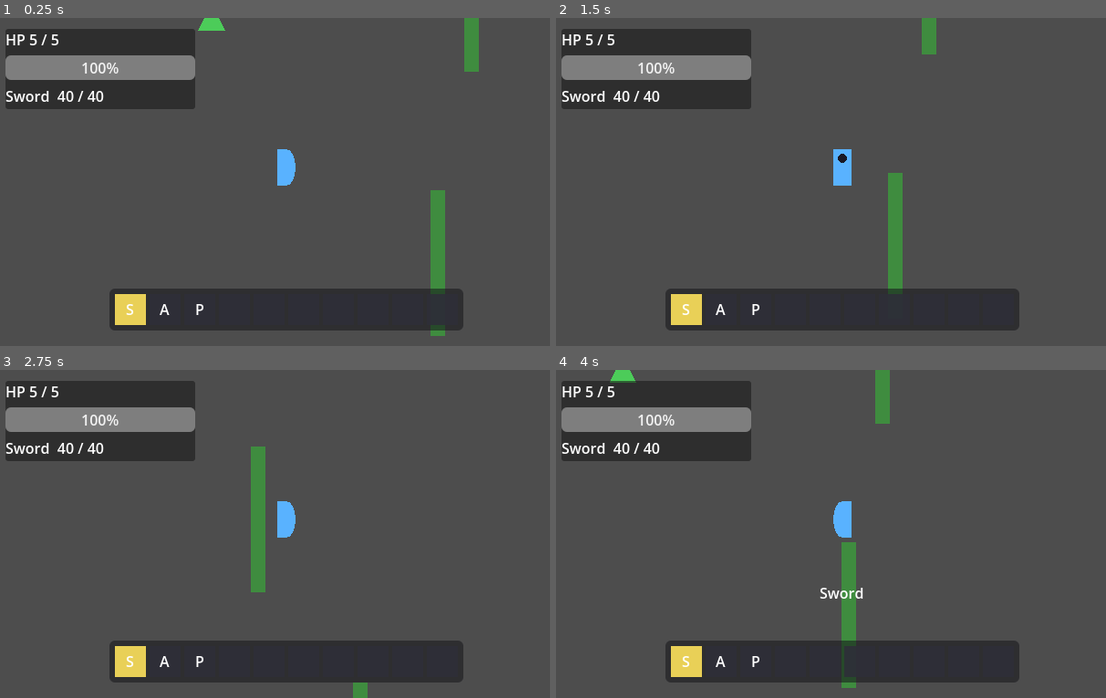
Above: before the commit, frames 1-4 (two rows, left to right).
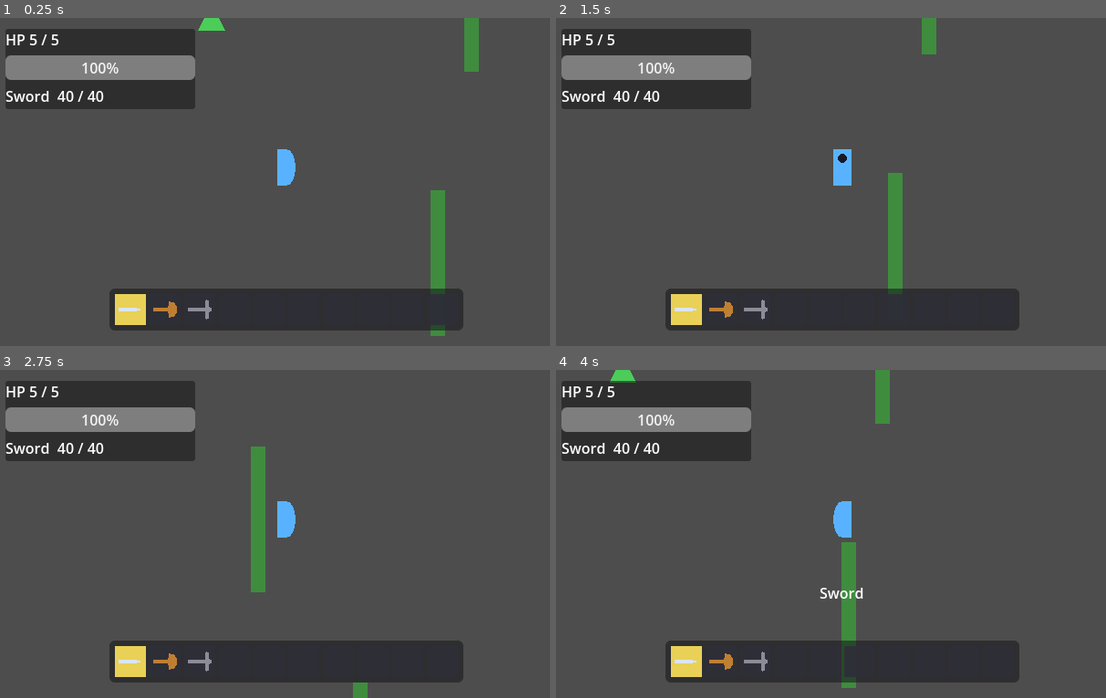
Above: after the commit, the same moments.

Repository: edgarsdzgz/kenslash
Game: Godot game, scene res://world/streaming_world.tscn
The game is run twice, just before and just after one commit, with the same random seed, the same clock (stepped at 60 frames per second) and the same inputs.
Inputs (mouse positions are in pixels of both pictures, inside the frame that each line leads up to):
- Up to frame 1 (0.25 s): no input
- Up to frame 2 (1.5 s): tap Enter at 0.5 s; move the mouse to (968, 165) at 0.52 s; hold D (move_right) 0.53-1.28 s; tap Space (attack) at 0.6 s; click (968, 165) at 0.67 s; move the mouse to (726, 198) at 1.27 s; hold S (move_down) from 1.28 s (still down); tap F (the_action_button) at 1.35 s
- Up to frame 3 (2.75 s): move the mouse to (346, 461) at 2.02 s; release S (move_down) at 2.03 s; hold D (move_right) from 2.03 s (still down); tap G (toggle_hotbar_unlock) at 2.1 s
- Up to frame 4 (4 s): move the mouse to (814, 599) at 2.77 s; release D (move_right) at 2.78 s; hold W (move_up) 2.78-3.53 s; tap 0 (tool_0) at 2.85 s; click (814, 599) at 2.92 s; move the mouse to (1018, 583) at 3.52 s; hold A (move_left) from 3.53 s (still down); tap 1 (tool_1) at 3.6 s

The runs differ from the first frame. In frame 1, 0.3% of the frame differs, in the area x 21-39%, y 85-92%; in frame 2, 0.3%; in frame 3, 0.3%; in frame 4, 0.3%.

Commit message:
feat: raise weapon swing to chest height + hotbar item-shape icons
Swing: SwordPivot moves from the feet (y=0) to y=-26 (3/4 up the y[-36,4] body) so weapons swing from the upper body, not the legs. The blade+hitbox rise together (blade IS the hitbox). Creature hurtboxes already reach chest height (Hurtbox at (0,-16), 20x40); the short rock/tree hurtboxes (40x40 at origin) are grown to 40x64 at (0,-16) so the raised swing still lands on them -- ONLY hurtbox geometry changed, every hardness/power/integrity/wear/band number is unchanged (combat 5/3/1 flesh, rock 4->2, tree 6->4 all pass identically). Icons: ItemData gains icon_shape; the hotbar renders a small filled silhouette per slot (fit + centered) instead of a letter -- tools reuse their blade_shape, resources author a shape (wood plank, stone hexagon, stick, fiber tuft), colored by blade_color/color. Letter glyph stays as the fallback. 196 -> 197 assertions.

Diff:
--- a/components/item_data.gd
+++ b/components/item_data.gd
@@ -26,5 +26,13 @@
 ## so a drop reads as a shrunk version of its resource. The default gray covers items that
 ## do not (yet) drop as world entities (tools).
 @export var color: Color = Color(0.6, 0.6, 0.6, 1)
+## Hotbar-ICON silhouette: this item's outline in its OWN local space (any scale -- the HUD
+## measures its bounding box and normalizes it to fit the slot), rendered FILLED in `color`
+## (a tool uses its blade_color). A small readable shape (a plank for Wood, a hexagon for
+## Stone, a thin stick, a fiber tuft) that replaces the single-letter glyph in the slot.
+## EMPTY -> the HUD falls back: a ToolData reuses its own `blade_shape` as the icon, and any
+## still-shapeless item shows the letter glyph as before. Keep it a simple, non-self-
+## intersecting polygon. Presentation only -- never read by gameplay.
+@export var icon_shape: PackedVector2Array = PackedVector2Array()
 
-# Verified against: Godot 4.7.1 (2026-07-18)
+# Verified against: Godot 4.7.1 (2026-07-19)
--- a/data/fiber.tres
+++ b/data/fiber.tres
@@ -8,3 +8,4 @@
 max_stack = 255
 glyph = "F"
 color = Color(0.75, 0.8, 0.55, 1)
+icon_shape = PackedVector2Array(0, -10, 4, 2, 9, 9, 0, 5, -9, 9, -4, 2)
--- a/data/stick.tres
+++ b/data/stick.tres
@@ -8,3 +8,4 @@
 max_stack = 255
 glyph = "S"
 color = Color(0.55, 0.4, 0.2, 1)
+icon_shape = PackedVector2Array(-10, 8, -8, 10, 10, -8, 8, -10)
--- a/data/stone.tres
+++ b/data/stone.tres
@@ -8,3 +8,4 @@
 max_stack = 255
 glyph = "S"
 color = Color(0.5, 0.5, 0.55, 1)
+icon_shape = PackedVector2Array(11, 0, 5.5, -9.5, -5.5, -9.5, -11, 0, -5.5, 9.5, 5.5, 9.5)
--- a/data/wood.tres
+++ b/data/wood.tres
@@ -8,3 +8,4 @@
 max_stack = 255
 glyph = "W"
 color = Color(0.4, 0.26, 0.13, 1)
+icon_shape = PackedVector2Array(-13, -5, 11, -5, 13, -2, 13, 2, 11, 5, -13, 5)
--- a/player/player.tscn
+++ b/player/player.tscn
@@ -34,6 +34,7 @@
 shape = SubResource("RectangleShape2D_body")
 
 [node name="SwordPivot" type="Node2D" parent="."]
+position = Vector2(0, -26)
 
 [node name="Sword" type="Area2D" parent="SwordPivot"]
 collision_layer = 8
--- a/tests/test_hud.gd
+++ b/tests/test_hud.gd
@@ -92,21 +92,37 @@
 	ctx.check(hud.hotbar_slot_count() == player.inventory.hotbar_size() and hud.hotbar_slot_count() == 10,
 		"HUD hotbar has hotbar_size() slot widgets (" + str(hud.hotbar_slot_count()) + " == 10)",
 		"HUD hotbar slot count wrong (" + str(hud.hotbar_slot_count()) + ")")
-	ctx.check(hud.slot_glyph_at(0) == "S" and hud.slot_glyph_at(1) == "A" and hud.slot_glyph_at(2) == "P",
-		"HUD hotbar tool slots show glyphs S/A/P",
-		"HUD hotbar tool glyphs wrong (" + hud.slot_glyph_at(0) + hud.slot_glyph_at(1) + hud.slot_glyph_at(2) + ")")
-	ctx.check(hud.slot_glyph_at(3) == "" and hud.slot_glyph_at(4) == "" and hud.slot_glyph_at(9) == "",
-		"HUD empty hotbar slots (3-9) are blank",
-		"HUD empty hotbar slots not blank")
+	# Change 2: tool slots now render the tool's BLADE SILHOUETTE as the hotbar icon (reusing
+	# blade_shape via the HUD's icon lookup), not the S/A/P letter. Each icon polygon has the
+	# same point count as its tool's blade_shape, and the glyph label is blanked while an icon shows.
+	ctx.check(hud.slot_icon_visible(0) and hud.slot_icon_visible(1) and hud.slot_icon_visible(2)
+			and hud.slot_icon_point_count(0) == Player.SWORD_DATA.blade_shape.size()
+			and hud.slot_icon_point_count(1) == Player.AXE_DATA.blade_shape.size()
+			and hud.slot_icon_point_count(2) == Player.PICKAXE_DATA.blade_shape.size()
+			and hud.slot_glyph_at(0) == "" and hud.slot_glyph_at(1) == "" and hud.slot_glyph_at(2) == "",
+		"HUD tool slots show the tool blade silhouettes as icons (sword/axe/pickaxe blade_shape point counts, glyph blanked)",
+		"HUD tool slot icons wrong (pts " + str(hud.slot_icon_point_count(0)) + "/" + str(hud.slot_icon_point_count(1)) + "/" + str(hud.slot_icon_point_count(2)) + ")")
+	ctx.check(hud.slot_glyph_at(3) == "" and hud.slot_glyph_at(4) == "" and hud.slot_glyph_at(9) == ""
+			and not hud.slot_icon_visible(3) and not hud.slot_icon_visible(4) and not hud.slot_icon_visible(9)
+			and hud.slot_icon_point_count(3) == 0,
+		"HUD empty hotbar slots (3-9) show neither glyph nor icon",
+		"HUD empty hotbar slots not blank (glyph or icon present)")
 
-	# --- E1b: a resource stack shows its glyph + count; a tool slot shows no count -----
-	# Drop 5 Wood into empty slot 3; the per-frame pass renders glyph "W" and count "5",
-	# while a tool slot (count 1) shows a blank count.
-	player.inventory.add_item(load("res://data/wood.tres"), 5)
+	# --- E1b: a resource stack shows its ICON + count; a tool slot shows no count -----
+	# Drop 5 Wood into empty slot 3; the per-frame pass renders Wood's icon_shape silhouette
+	# (its own outline, not a blade) and count "5", while a tool slot (count 1) shows a blank count.
+	var wood_item: ItemData = load("res://data/wood.tres")
+	player.inventory.add_item(wood_item, 5)
 	await ctx.settle_idle()
-	ctx.check(hud.slot_glyph_at(3) == "W" and hud.slot_count_at(3) == 5,
-		"HUD resource slot shows glyph W and count 5 (" + hud.slot_glyph_at(3) + "/" + str(hud.slot_count_at(3)) + ")",
-		"HUD resource slot glyph/count wrong (" + hud.slot_glyph_at(3) + "/" + str(hud.slot_count_at(3)) + ")")
+	ctx.check(hud.slot_icon_visible(3) and wood_item.icon_shape.size() > 0
+			and hud.slot_icon_point_count(3) == wood_item.icon_shape.size()
+			and hud.slot_glyph_at(3) == "" and hud.slot_count_at(3) == 5,
+		"HUD resource slot shows Wood's icon silhouette (" + str(hud.slot_icon_point_count(3)) + " pts, glyph blanked) and count 5",
+		"HUD resource slot icon/count wrong (icon " + str(hud.slot_icon_point_count(3)) + "/" + str(wood_item.icon_shape.size()) + " glyph \"" + hud.slot_glyph_at(3) + "\" count " + str(hud.slot_count_at(3)) + ")")
+	# Icons paint in the right fill: a tool in its blade_color, a resource in its own item color.
+	ctx.check(hud.slot_icon_color(0) == Player.SWORD_DATA.blade_color and hud.slot_icon_color(3) == wood_item.color,
+		"HUD icon fill: tool slot uses blade_color, resource slot uses the item color",
+		"HUD icon fill colors wrong (tool " + str(hud.slot_icon_color(0)) + " wood " + str(hud.slot_icon_color(3)) + ")")
 	ctx.check(hud.slot_count_at(0) == 0,
 		"HUD tool slot shows no count (count 1 is not rendered)",
 		"HUD tool slot wrongly showed a count (" + str(hud.slot_count_at(0)) + ")")
@@ -157,4 +173,4 @@
 	sw.queue_free()
 	await ctx.settle_idle()
 
-# Verified against: Godot 4.7.1 (2026-07-18)
+# Verified against: Godot 4.7.1 (2026-07-19)
--- a/ui/hud.gd
+++ b/ui/hud.gd
@@ -20,6 +20,8 @@
 const HIGHLIGHT_COLOR: Color = Color(0.95, 0.85, 0.35, 0.95)
 const SLOT_COLOR: Color = Color(0.18, 0.18, 0.22, 0.9)
 const SLOT_SIZE: Vector2 = Vector2(34, 34)
+## Fraction of the (square) slot the fitted icon spans (its longer bbox side), then centered.
+const ICON_FIT: float = 0.75
 ## Item-name selection popup (Minecraft-style): how long the newly-selected item's name is
 ## held at full opacity, then how long it takes to fade to transparent. Time-based via a Tween
 ## (never Time/OS wall-clock) so it advances identically headless.
@@ -43,6 +45,10 @@
 ## count when > 1 (blank for a single item or an empty slot). Kept separate from the glyph
 ## label so slot_glyph_at() stays the pure glyph (S/A/P/W) the existing tests assert.
 var _slot_counts: Array[Label] = []
+## Parallel to _slot_labels: a filled Polygon2D per slot drawing the item's ICON silhouette
+## (icon_shape, else a tool's blade_shape), fitted + centered. When it shows, the glyph Label is
+## blanked; an empty/shapeless slot hides it and falls back to the letter glyph.
+var _slot_icons: Array[Polygon2D] = []
 
 @onready var _health_label: Label = $Backdrop/Column/HealthLabel
 @onready var _health_bar: ProgressBar = $Backdrop/Column/HealthBar
@@ -189,7 +195,18 @@
 	for i in range(_slot_panels.size()):
 		var item: ItemData = inv.item_at(i)
 		var count: int = inv.count_at(i)
-		_slot_labels[i].text = _slot_glyph(item)
+		# Prefer the item's icon SILHOUETTE; blank the glyph label when one shows so the two
+		# never render on top of each other. No shape -> hide the icon, keep the letter glyph.
+		var icon_src: PackedVector2Array = _icon_shape_for(item)
+		if not icon_src.is_empty():
+			_slot_icons[i].polygon = _fit_polygon(icon_src)
+			_slot_icons[i].color = _icon_color(item)
+			_slot_icons[i].visible = true
+			_slot_labels[i].text = ""
+		else:
+			_slot_icons[i].polygon = PackedVector2Array()
+			_slot_icons[i].visible = false
+			_slot_labels[i].text = _slot_glyph(item)
 		# Show the count only for a real stack (> 1); a single item or empty slot is blank.
 		_slot_counts[i].text = str(count) if count > 1 else ""
 		_slot_panels[i].color = HIGHLIGHT_COLOR if i == equipped else SLOT_COLOR
@@ -203,6 +220,7 @@
 	_slot_panels.clear()
 	_slot_labels.clear()
 	_slot_counts.clear()
+	_slot_icons.clear()
 	var count: int = _player.inventory.hotbar_size()
 	for _i in range(count):
 		var panel: ColorRect = ColorRect.new()
@@ -213,8 +231,15 @@
 		label.vertical_alignment = VERTICAL_ALIGNMENT_CENTER
 		label.set_anchors_preset(Control.PRESET_FULL_RECT)
 		panel.add_child(label)
-		# A second small label pinned bottom-right for a stack's count (blank unless > 1).
-		# Separate widget so the glyph label stays the pure glyph the tests read.
+		# The item ICON (a filled silhouette). A Node2D child of the ColorRect renders at the
+		# slot's top-left origin, so it is nudged to the slot CENTER (the polygon is pre-fitted
+		# around its own origin). Hidden until _refresh_hotbar sets polygon/color/visibility.
+		var icon: Polygon2D = Polygon2D.new()
+		icon.position = SLOT_SIZE * 0.5
+		icon.visible = false
+		panel.add_child(icon)
+		# A second small label pinned bottom-right for a stack's count (blank unless > 1); added
+		# LAST so the count badge draws over the icon. Separate widget from the glyph label.
 		var count_label: Label = Label.new()
 		count_label.horizontal_alignment = HORIZONTAL_ALIGNMENT_RIGHT
 		count_label.vertical_alignment = VERTICAL_ALIGNMENT_BOTTOM
@@ -223,6 +248,7 @@
 		_hotbar.add_child(panel)
 		_slot_panels.append(panel)
 		_slot_labels.append(label)
+		_slot_icons.append(icon)
 		_slot_counts.append(count_label)
 
 
@@ -236,6 +262,53 @@
 	return item.display_name.substr(0, 1)
 
 
+## The icon SILHOUETTE to draw for a slot's item, in the item's own local space. Lookup rule:
+## the item's own icon_shape if it set one; else, if it is a ToolData, REUSE its blade_shape
+## (so the sword/axe/pickaxe hotbar icons come straight from the swing silhouette -- no
+## duplicated shape on the tool .tres); else empty -> the caller falls back to the letter glyph.
+func _icon_shape_for(item: ItemData) -> PackedVector2Array:
+	if item == null:
+		return PackedVector2Array()
+	if not item.icon_shape.is_empty():
+		return item.icon_shape
+	if item is ToolData:
+		return (item as ToolData).blade_shape
+	return PackedVector2Array()
+
+
+## Fill colour for a slot icon: a tool paints in its blade_color (matching the equipped-blade
+## tint), any other item in its own drop `color`.
+func _icon_color(item: ItemData) -> Color:
+	if item is ToolData:
+		return (item as ToolData).blade_color
+	return item.color
+
+
+## Normalize an icon outline to fit the slot: measure its bounding box, uniformly scale so the
+## LONGER side spans ICON_FIT * SLOT_SIZE, and recenter the box on the origin (the Polygon2D is
+## positioned at the slot centre). Point COUNT is preserved, so a test can match it against the
+## source shape's size. A degenerate (zero-area) shape is returned unchanged.
+func _fit_polygon(shape: PackedVector2Array) -> PackedVector2Array:
+	var min_x: float = INF
+	var min_y: float = INF
+	var max_x: float = -INF
+	var max_y: float = -INF
+	for p in shape:
+		min_x = minf(min_x, p.x)
+		max_x = maxf(max_x, p.x)
+		min_y = minf(min_y, p.y)
+		max_y = maxf(max_y, p.y)
+	var span: float = maxf(max_x - min_x, max_y - min_y)
+	if span <= 0.0:
+		return shape
+	var scale: float = (SLOT_SIZE.x * ICON_FIT) / span
+	var center: Vector2 = Vector2((min_x + max_x) * 0.5, (min_y + max_y) * 0.5)
+	var out: PackedVector2Array = PackedVector2Array()
+	for p in shape:
+		out.append((p - center) * scale)
+	return out
+
+
 # --- Read-only presentation queries (for the headless HUD test) -----------------------
 
 func health_text() -> String:
@@ -269,6 +342,32 @@
 	if i < 0 or i >= _slot_labels.size():
 		return ""
 	return _slot_labels[i].text
+
+
+## Vertex count of the icon polygon SHOWN in slot `i` (0 when no icon: empty/shapeless/range). The
+## fit transform preserves point count, so a test matches it against icon_shape / blade_shape size.
+func slot_icon_point_count(i: int) -> int:
+	if i < 0 or i >= _slot_icons.size():
+		return 0
+	if not _slot_icons[i].visible:
+		return 0
+	return _slot_icons[i].polygon.size()
+
+
+## Whether slot `i` is currently drawing an item icon (false for an empty/shapeless slot or out
+## of range).
+func slot_icon_visible(i: int) -> bool:
+	if i < 0 or i >= _slot_icons.size():
+		return false
+	return _slot_icons[i].visible
+
+
+## Fill colour of slot `i`'s icon polygon -- a tool's blade_color, a resource's own color. Lets
+## the HUD test prove the tool-vs-resource tint branch. Transparent black when out of range.
+func slot_icon_color(i: int) -> Color:
+	if i < 0 or i >= _slot_icons.size():
+		return Color(0, 0, 0, 0)
+	return _slot_icons[i].color
 
 
 ## The count currently SHOWN in slot `i`'s count label (0 when blank -- a single item or an
@@ -297,4 +396,4 @@
 			n += 1
 	return n
 
-# Verified against: Godot 4.7.1 (2026-07-18)
+# Verified against: Godot 4.7.1 (2026-07-19)
--- a/world/rock.tscn
+++ b/world/rock.tscn
@@ -8,7 +8,7 @@
 size = Vector2(36, 36)
 
 [sub_resource type="RectangleShape2D" id="RectangleShape2D_hurt"]
-size = Vector2(40, 40)
+size = Vector2(40, 64)
 
 [node name="Rock" type="StaticBody2D"]
 collision_layer = 1
@@ -33,6 +33,7 @@
 required_harvest = 2
 
 [node name="CollisionShape2D" type="CollisionShape2D" parent="Hurtbox"]
+position = Vector2(0, -16)
 shape = SubResource("RectangleShape2D_hurt")
 
 [node name="InvincibilityTimer" type="Timer" parent="Hurtbox"]
--- a/world/tree.tscn
+++ b/world/tree.tscn
@@ -8,7 +8,7 @@
 size = Vector2(14, 14)
 
 [sub_resource type="RectangleShape2D" id="RectangleShape2D_hurt"]
-size = Vector2(40, 40)
+size = Vector2(40, 64)
 
 [node name="Tree" type="StaticBody2D"]
 collision_layer = 1
@@ -33,6 +33,7 @@
 required_harvest = 1
 
 [node name="CollisionShape2D" type="CollisionShape2D" parent="Hurtbox"]
+position = Vector2(0, -16)
 shape = SubResource("RectangleShape2D_hurt")
 
 [node name="InvincibilityTimer" type="Timer" parent="Hurtbox"]
